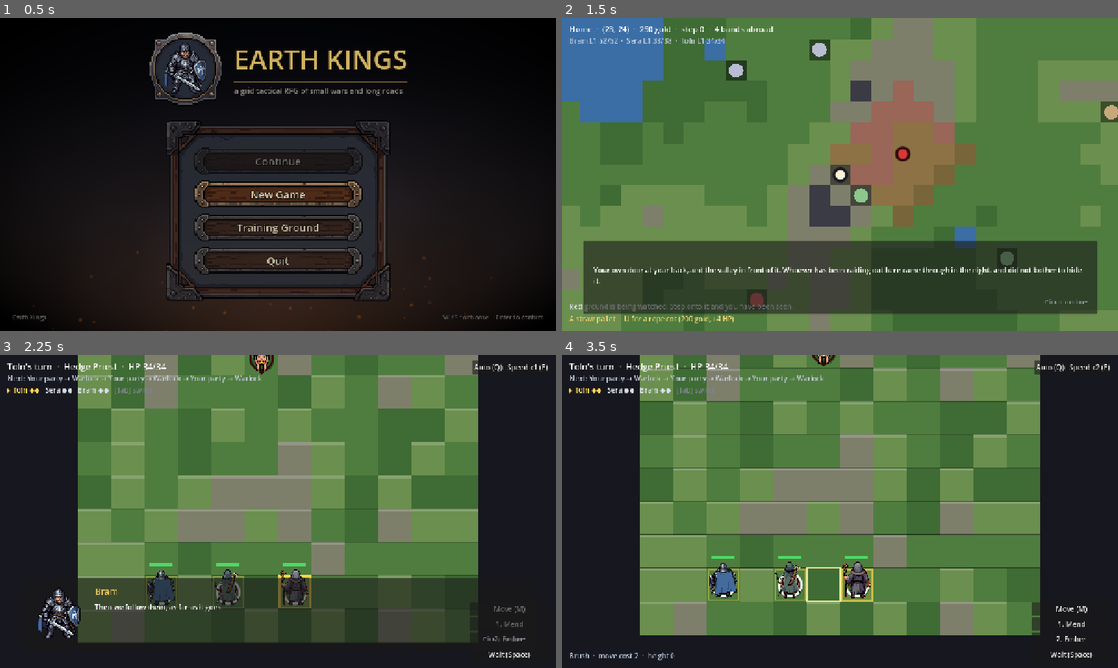
Above: before the commit, frames 1-4 (two rows, left to right).
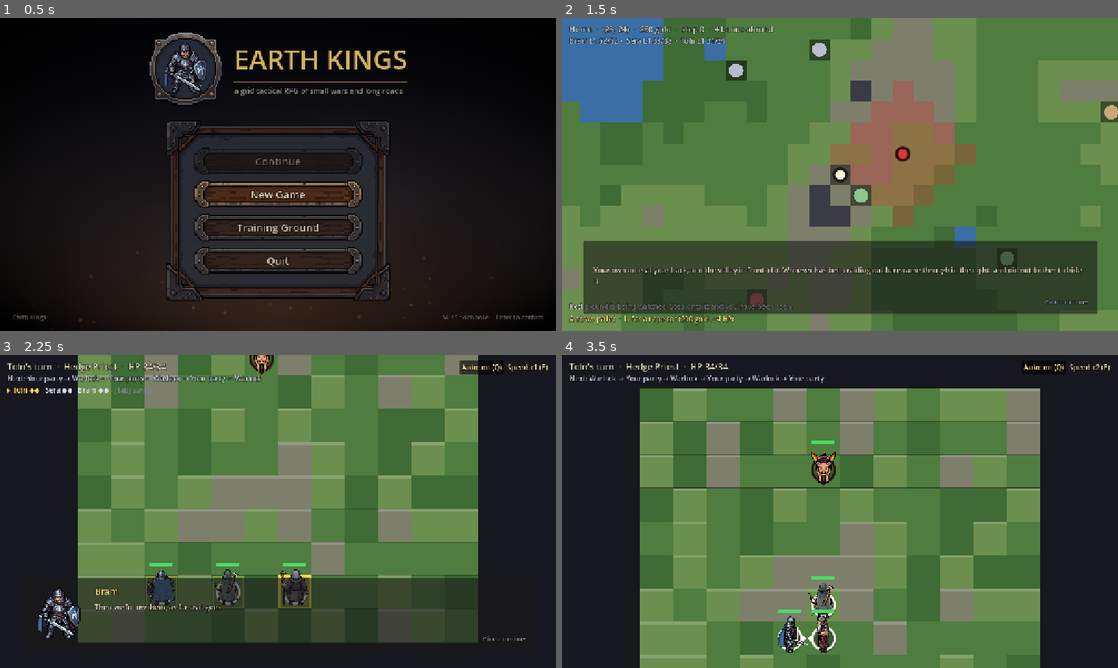
Above: after the commit, the same moments.

Repository: DougieWilDaBeast/earth-kings
Game: Godot game, scene res://src/main.tscn
Two runs of this game, one before a commit and one after it. Both use one fixed random seed, a clock stepped at 60 frames per second and the inputs below.
Inputs (mouse positions are in pixels of both pictures, inside the frame that each line leads up to):
- Up to frame 1 (0.5 s): no input
- Up to frame 2 (1.5 s): click "New Game" at 0.5 s; click "Bram" at 1.25 s
- Up to frame 3 (2.25 s): tap Enter (ui_accept) at 2 s; move the mouse to (400, 495) at 2.02 s; hold D (move_right) from 2.03 s (still down); hold Q (battle_auto) from 2.03 s (still down); click (400, 495) at 2.17 s
- Up to frame 4 (3.5 s): tap Enter (ui_accept) at 2.27, 2.75 s; tap E (battle_speed) at 2.3 s; release D (move_right) at 2.75 s; release Q (battle_auto) at 2.75 s; drag from (728, 527) to (812, 574) at 2.77 s

Frame 1 is identical in both runs. In frame 2, 2.0% of the frame differs, in the area x 1-95%, y 2-98%; in frame 3, 1.3%; in frame 4, 50%, in the area x 1-99%, y 0-100%.

Commit message:
cleaning up

Diff:
--- a/art/ui/menu_theme.tres
+++ b/art/ui/menu_theme.tres
@@ -82,14 +82,24 @@
 Button/colors/font_hover_color = Color(1, 0.94, 0.76, 1)
 Button/colors/font_outline_color = Color(0.06, 0.05, 0.05, 1)
 Button/colors/font_pressed_color = Color(1, 0.88, 0.6, 1)
-Button/constants/outline_size = 6
-Button/font_sizes/font_size = 24
-Button/styles/disabled = SubResource("StyleBoxTexture_btn_disabled")
-Button/styles/focus = SubResource("StyleBoxTexture_btn_focus")
-Button/styles/hover = SubResource("StyleBoxTexture_btn_hover")
-Button/styles/normal = SubResource("StyleBoxTexture_btn_normal")
-Button/styles/pressed = SubResource("StyleBoxTexture_btn_pressed")
+Button/constants/outline_size = 4
+Button/font_sizes/font_size = 16
 Label/colors/font_color = Color(0.86, 0.82, 0.72, 1)
 Label/colors/font_outline_color = Color(0.05, 0.05, 0.06, 1)
-Label/constants/outline_size = 6
-PanelContainer/styles/panel = SubResource("StyleBoxTexture_panel")
+Label/constants/outline_size = 3
+FramedPanel/base_type = &"PanelContainer"
+FramedPanel/styles/panel = SubResource("StyleBoxTexture_panel")
+GrandButton/base_type = &"Button"
+GrandButton/colors/font_color = Color(0.9, 0.85, 0.73, 1)
+GrandButton/colors/font_disabled_color = Color(0.52, 0.5, 0.48, 1)
+GrandButton/colors/font_focus_color = Color(1, 0.94, 0.76, 1)
+GrandButton/colors/font_hover_color = Color(1, 0.94, 0.76, 1)
+GrandButton/colors/font_outline_color = Color(0.06, 0.05, 0.05, 1)
+GrandButton/colors/font_pressed_color = Color(1, 0.88, 0.6, 1)
+GrandButton/constants/outline_size = 6
+GrandButton/font_sizes/font_size = 24
+GrandButton/styles/disabled = SubResource("StyleBoxTexture_btn_disabled")
+GrandButton/styles/focus = SubResource("StyleBoxTexture_btn_focus")
+GrandButton/styles/hover = SubResource("StyleBoxTexture_btn_hover")
+GrandButton/styles/normal = SubResource("StyleBoxTexture_btn_normal")
+GrandButton/styles/pressed = SubResource("StyleBoxTexture_btn_pressed")
--- a/data/music.json
+++ b/data/music.json
@@ -1,14 +1,13 @@
 {
 	"fade": 1.4,
 	"scenes": {
-		"world": "overworld",
-		"overworld": "overworld",
-		"area": "overworld",
+		"world": "road",
+		"area": "road",
 		"battle": "battle",
 		"summary": "game_over"
 	},
 	"sets": {
-		"overworld": [
+		"road": [
 			{ "path": "res://audio/music/angelic.wav", "volume_db": -10.0 }
 		],
 		"battle": [
--- a/project.godot
+++ b/project.godot
@@ -17,6 +17,7 @@
 Database="*res://src/autoload/database.gd"
 GameState="*res://src/autoload/game_state.gd"
 Music="*res://src/autoload/music.gd"
+Pace="*res://src/autoload/pace.gd"
 
 [display]
 
@@ -24,6 +25,10 @@
 window/size/viewport_height=720
 window/stretch/mode="canvas_items"
 window/stretch/aspect="expand"
+
+[gui]
+
+theme/custom="res://art/ui/menu_theme.tres"
 
 [input]
 
--- a/src/area/area_scene.gd
+++ b/src/area/area_scene.gd
@@ -348,6 +348,20 @@
 	return Vector2.ZERO
 
 
+## Soak mode: make for the way out, so a run that is playing itself never
+## settles down inside a town.
+func _auto_axis() -> Vector2:
+	if map == null or map.exits.is_empty():
+		return Vector2.ZERO
+	var nearest := map.centre_of(map.exits[0])
+	for cell: Vector2i in map.exits:
+		var point := map.centre_of(cell)
+		if _leader.position.distance_to(point) < _leader.position.distance_to(nearest):
+			nearest = point
+	var apart := nearest - _leader.position
+	return apart.normalized() if apart.length() > 4.0 else Vector2.ZERO
+
+
 ## A person is spoken to; anything else is looked at.
 func _engage(target: AreaThing) -> void:
 	if target is AreaProp:
@@ -461,6 +475,8 @@
 	if axis != Vector2.ZERO:
 		# Taking the keys back calls off whatever the player was walking towards.
 		_approach = null
+	elif Pace.auto:
+		axis = _auto_axis()
 	elif _approach != null:
 		axis = _approach_step()
 	if axis == Vector2.ZERO:
@@ -648,6 +664,14 @@
 	if event is InputEventMouseMotion or event is InputEventMouseButton:
 		_mouse_input(event)
 		return
+	if event.is_action_pressed("battle_auto"):
+		get_viewport().set_input_as_handled()
+		Pace.auto = not Pace.auto
+		return
+	if event.is_action_pressed("battle_speed"):
+		get_viewport().set_input_as_handled()
+		Pace.cycle_speed()
+		return
 	if event.is_action_pressed("ui_cancel"):
 		get_viewport().set_input_as_handled()
 		EventBus.system_menu_requested.emit()
--- a/src/autoload/database.gd
+++ b/src/autoload/database.gd
@@ -10,7 +10,6 @@
 var units: Dictionary = {}
 var abilities: Dictionary = {}
 var equipment: Dictionary = {}
-var overworld: Dictionary = {}
 var classes: Dictionary = {}
 var doctrines: Dictionary = {}
 var fate: Dictionary = {}
@@ -43,7 +42,6 @@
 	units = _load_json("%s/units.json" % DATA_DIR)
 	abilities = _load_json("%s/abilities.json" % DATA_DIR)
 	equipment = _load_json("%s/equipment.json" % DATA_DIR)
-	overworld = _load_json("%s/overworld.json" % DATA_DIR)
 	classes = _load_json("%s/classes.json" % DATA_DIR)
 	doctrines = _load_json("%s/doctrine.json" % DATA_DIR)
 	fate = _load_json("%s/fate.json" % DATA_DIR)
--- a/src/autoload/event_bus.gd
+++ b/src/autoload/event_bus.gd
@@ -2,9 +2,9 @@
 ## Global signal hub (autoload: `EventBus`).
 ##
 ## Systems emit and listen here instead of holding references to each other,
-## so battle / overworld / UI stay decoupled and independently testable.
+## so battle / world / UI stay decoupled and independently testable.
 
-## Ask the root [Game] node to swap the active scene ("overworld" | "battle").
+## Ask the root [Game] node to swap the active scene ("world" | "area" | "battle").
 signal request_scene(scene_key: String, payload: Dictionary)
 
 signal battle_started(map_id: String)
--- a/src/autoload/game_state.gd
+++ b/src/autoload/game_state.gd
@@ -5,7 +5,6 @@
 const SAVE_VERSION := 2
 
 const DEFAULT_GOLD := 250
-const DEFAULT_LOCATION := "hollow_ford"
 
 var world: World
 var roster: Roster
@@ -22,9 +21,6 @@
 		gold = value
 		if tallying:
 			Ledger.add(ledger, "gold_earned" if delta > 0 else "gold_spent", absi(delta))
-var current_location: String = DEFAULT_LOCATION
-## Where to fall back to after a lost battle.
-var previous_location: String = DEFAULT_LOCATION
 var cleared_battles: Array = []
 var flags: Dictionary = {}
 ## Conversation id -> how many times it has been played, so somebody you have
@@ -70,8 +66,6 @@
 	roster = Roster.found(lead_id)
 	gold = DEFAULT_GOLD
 	ledger = Ledger.fresh()
-	current_location = DEFAULT_LOCATION
-	previous_location = DEFAULT_LOCATION
 	cleared_battles = []
 	flags = {}
 	talks = {}
@@ -136,8 +130,6 @@
 		"world": world.to_dict(),
 		"roster": roster.to_dict(),
 		"gold": gold,
-		"current_location": current_location,
-		"previous_location": previous_location,
 		"cleared_battles": cleared_battles,
 		"flags": flags,
 		"talks": talks,
@@ -170,8 +162,6 @@
 	gold = int(data.get("gold", DEFAULT_GOLD))
 	# After the purse, so restoring it does not read as income.
 	ledger = Ledger.restore(data.get("ledger", {}))
-	current_location = data.get("current_location", DEFAULT_LOCATION)
-	previous_location = data.get("previous_location", DEFAULT_LOCATION)
 	cleared_battles = data.get("cleared_battles", [])
 	flags = data.get("flags", {})
 	talks = data.get("talks", {})
--- /dev/null
+++ b/src/autoload/pace.gd
@@ -0,0 +1,43 @@
+extends Node
+## How fast the game is running and whether it is playing itself (autoload: `Pace`).
+##
+## Both survive scene swaps, so a soak started on the road carries through the
+## fight it walks into and comes out the other side still running. Speed is
+## [member Engine.time_scale], so anything driven by delta follows it for free.
+
+signal changed
+
+const SPEEDS := [1.0, 2.0, 4.0]
+
+## The game is playing itself: the AI takes the party's turns, the party walks
+## itself across the map, and conversations answer themselves.
+var auto: bool = false:
+	set(value):
+		if auto == value:
+			return
+		auto = value
+		changed.emit()
+
+var _step: int = 0
+
+## Ground a soak has already thrown itself at. Without it, a fight lost at a
+## gate is walked straight back into, for ever.
+var avoided: Dictionary = {}
+
+
+func speed() -> float:
+	return SPEEDS[_step]
+
+
+func cycle_speed() -> void:
+	_step = (_step + 1) % SPEEDS.size()
+	Engine.time_scale = speed()
+	changed.emit()
+
+
+## Back to walking pace and hands on the controls, for leaving a run.
+func reset() -> void:
+	_step = 0
+	Engine.time_scale = 1.0
+	auto = false
+	avoided.clear()
--- a/src/battle/battle.gd
+++ b/src/battle/battle.gd
@@ -7,8 +7,6 @@
 
 const DEFAULT_MAP := "verdant_pass"
 const END_SCREEN_DELAY := 1.6
-## How fast the fight plays out, cycled by the speed button.
-const SPEEDS := [1.0, 2.0, 4.0]
 
 ## Set by [Game] before the scene enters the tree.
 var boot_payload: Dictionary = {}
@@ -32,10 +30,6 @@
 ## Whoever the player is commanding right now, or the enemy taking its turn.
 var active_unit: Unit
 var phase: Phase = Phase.SETUP
-## The AI is playing the party's turns too, until the player says otherwise.
-var auto_battle: bool = false
-
-var _speed: int = 0
 
 var _move_field: MoveField
 var _pending_ability: String = ""
@@ -118,13 +112,8 @@
 	hud.preview_cleared.connect(_on_preview_cleared)
 	hud.auto_toggled.connect(_set_auto)
 	hud.speed_cycled.connect(_cycle_speed)
-	hud.set_auto(auto_battle)
-	hud.set_speed(SPEEDS[_speed])
-
-
-## Time scale is global, so the fight must hand it back on the way out.
-func _exit_tree() -> void:
-	Engine.time_scale = 1.0
+	hud.set_auto(Pace.auto)
+	hud.set_speed(Pace.speed())
 
 
 # --- turn loop ---------------------------------------------------------------
@@ -172,7 +161,7 @@
 	_mark_active()
 	hud.set_squad(squad, active_unit)
 	hud.show_commands(active_unit)
-	if auto_battle:
+	if Pace.auto:
 		_run_auto_phase()
 
 
@@ -243,9 +232,9 @@
 
 
 func _set_auto(enabled: bool) -> void:
-	if auto_battle == enabled:
-		return
-	auto_battle = enabled
+	if Pace.auto == enabled:
+		return
+	Pace.auto = enabled
 	hud.set_auto(enabled)
 	EventBus.battle_log.emit(
 		"The party fights on its own." if enabled else "You take the party back."
@@ -255,15 +244,14 @@
 
 
 func _cycle_speed() -> void:
-	_speed = (_speed + 1) % SPEEDS.size()
-	Engine.time_scale = SPEEDS[_speed]
-	hud.set_speed(SPEEDS[_speed])
+	Pace.cycle_speed()
+	hud.set_speed(Pace.speed())
 
 
 ## Play the party's phase for them, one member at a time. The loop checks in
 ## between, so switching auto off hands control back after the current move.
 func _run_auto_phase() -> void:
-	while auto_battle and not squad.is_empty() and phase != Phase.FINISHED:
+	while Pace.auto and not squad.is_empty() and phase != Phase.FINISHED:
 		var ready := _ready_squad()
 		if ready.is_empty():
 			break
@@ -344,6 +332,11 @@
 			or phase == Phase.PICK_FLASH or phase == Phase.PICK_TARGET
 
 
+## Mid-selection, as opposed to sitting on the command menu having chosen nothing.
+func _is_picking() -> bool:
+	return phase == Phase.PICK_MOVE or phase == Phase.PICK_FLASH or phase == Phase.PICK_TARGET
+
+
 ## Show the reach of a hovered command without committing to it.
 func _on_preview_requested(kind: String, ability_id: String) -> void:
 	if not _is_choosing() or active_unit == null:
@@ -399,27 +392,29 @@
 	# Auto and speed answer at any point in the fight, including mid-animation.
 	if event.is_action_pressed("battle_auto"):
 		get_viewport().set_input_as_handled()
-		_set_auto(not auto_battle)
+		_set_auto(not Pace.auto)
 		return
 	if event.is_action_pressed("battle_speed"):
 		get_viewport().set_input_as_handled()
 		_cycle_speed()
 		return
 
+	# Backing out of a selection is Escape or a right-click. With nothing to back
+	# out of, Escape is how a fight reaches the menu.
+	if _is_cancel(event):
+		if _is_picking():
+			_cancel_selection()
+			get_viewport().set_input_as_handled()
+		elif event.is_action_pressed("ui_cancel"):
+			get_viewport().set_input_as_handled()
+			EventBus.system_menu_requested.emit()
+		return
+
 	if phase == Phase.SETUP or phase == Phase.BUSY or phase == Phase.FINISHED:
 		return
 
 	if event is InputEventMouseMotion:
 		_update_hover(grid.world_to_cell(get_global_mouse_position()))
-		return
-
-	# Backing out of a selection is Escape or a right-click. From the command
-	# menu there is nothing to back out of, so Escape belongs to the system menu.
-	if _is_cancel(event):
-		if phase == Phase.COMMAND:
-			return
-		_cancel_selection()
-		get_viewport().set_input_as_handled()
 		return
 
 	if _is_choosing() and _run_command_shortcut(event):
@@ -592,17 +587,14 @@
 	hud.show_result(players_alive)
 	if sandbox:
 		GameState.heal_party()
-		_return_to_overworld()
+		_leave_the_field()
 		return true
 	_settle_the_party()
 	if players_alive:
 		GameState.mark_battle_cleared(map_id)
-	elif encounter.is_empty():
-		# Retreat, or arriving back on the overworld would restart the fight.
-		GameState.current_location = GameState.previous_location
 	GameState.set_flag("last_victory", players_alive)
 	EventBus.battle_finished.emit({"victory": players_alive, "map_id": map_id})
-	_return_to_overworld()
+	_leave_the_field()
 	return true
 
 
@@ -648,9 +640,9 @@
 	return "default"
 
 
-func _return_to_overworld() -> void:
+func _leave_the_field() -> void:
 	await get_tree().create_timer(END_SCREEN_DELAY).timeout
-	EventBus.request_scene.emit(boot_payload.get("return_scene", "overworld"), {})
+	EventBus.request_scene.emit(boot_payload.get("return_scene", "world"), {})
 
 
 # --- queries -----------------------------------------------------------------
--- a/src/dialogue/dialogue_box.gd
+++ b/src/dialogue/dialogue_box.gd
@@ -7,6 +7,11 @@
 const OPTION_HOVER := Color(1.0, 0.88, 0.5)
 ## The reply that is never written down in a file.
 const REFLECT_REPLY := "(Say nothing, and let one of your own speak.)"
+## Beat between lines while the game is playing itself.
+const AUTO_BEAT := 0.5
+## Replies a conversation on auto may take before it is shown the door. Scripts
+## are allowed to loop; a soak is not allowed to loop with them.
+const AUTO_REPLY_LIMIT := 12
 
 @onready var _panel: PanelContainer = %Panel
 @onready var _portrait: TextureRect = %Portrait
@@ -25,6 +30,8 @@
 ## Where it goes back to once the party has had its say, and whether it already has.
 var _reflect_back: String = ""
 var _reflected: bool = false
+var _auto_wait: float = 0.0
+var _auto_replies: int = 0
 
 
 func _ready() -> void:
@@ -68,6 +75,8 @@
 	_pending_goto = ""
 	_reflect_back = ""
 	_reflected = false
+	_auto_wait = AUTO_BEAT
+	_auto_replies = 0
 
 
 func _unhandled_input(event: InputEvent) -> void:
@@ -89,6 +98,24 @@
 	if event is InputEventMouseButton and event.pressed and event.button_index == MOUSE_BUTTON_LEFT:
 		_panel.accept_event()
 		_advance()
+
+
+## While the game is playing itself, conversations answer themselves too.
+func _process(delta: float) -> void:
+	if not Pace.auto or not _panel.visible:
+		return
+	_auto_wait -= delta
+	if _auto_wait > 0.0:
+		return
+	_auto_wait = AUTO_BEAT
+	if _shown_options.is_empty():
+		_advance()
+		return
+	_auto_replies += 1
+	if _auto_replies > AUTO_REPLY_LIMIT:
+		_finish()
+		return
+	_choose(0)
 
 
 func _goto(node_id: String, effects: bool = true) -> void:
--- a/src/game.gd
+++ b/src/game.gd
@@ -6,7 +6,6 @@
 	"title": "res://src/ui/title_screen.tscn",
 	"character_select": "res://src/ui/character_select.tscn",
 	"world": "res://src/world/world_scene.tscn",
-	"overworld": "res://src/overworld/overworld.tscn",
 	"area": "res://src/area/area_scene.tscn",
 	"battle": "res://src/battle/battle.tscn",
 	"training": "res://src/training/training_ground.tscn",
--- a/src/ui/character_select.gd
+++ b/src/ui/character_select.gd
@@ -33,6 +33,7 @@
 	var ids: Array = Database.heroes.keys()
 	for hero_id: String in ids:
 		_lives.add_child(_life_button(hero_id))
+	_back.theme_type_variation = &"GrandButton"
 	_back.pressed.connect(func() -> void: EventBus.request_scene.emit("title", {}))
 	if ids.is_empty():
 		return
@@ -42,6 +43,7 @@
 
 func _life_button(hero_id: String) -> Button:
 	var button := Button.new()
+	button.theme_type_variation = &"GrandButton"
 	button.text = _name_of(hero_id)
 	button.focus_entered.connect(_show.bind(hero_id))
 	# Keeps the mouse and the keyboard pointing at the same entry.
--- a/src/ui/character_select.tscn
+++ b/src/ui/character_select.tscn
@@ -58,6 +58,7 @@
 [node name="Detail" type="PanelContainer" parent="Margin/Content/Body"]
 layout_mode = 2
 size_flags_horizontal = 3
+theme_type_variation = &"FramedPanel"
 
 [node name="Lines" type="VBoxContainer" parent="Margin/Content/Body/Detail"]
 layout_mode = 2
--- a/src/ui/run_summary.gd
+++ b/src/ui/run_summary.gd
@@ -24,6 +24,8 @@
 
 	_title_button.pressed.connect(func() -> void: EventBus.request_scene.emit("title", {}))
 	_quit_button.pressed.connect(func() -> void: get_tree().quit())
+	for button in [_title_button, _quit_button]:
+		button.theme_type_variation = &"GrandButton"
 	_title_button.grab_focus()
 
 	modulate = Color(1.0, 1.0, 1.0, 0.0)
--- a/src/ui/run_summary.tscn
+++ b/src/ui/run_summary.tscn
@@ -98,6 +98,7 @@
 [node name="Panel" type="PanelContainer" parent="Content"]
 layout_mode = 2
 size_flags_vertical = 3
+theme_type_variation = &"FramedPanel"
 
 [node name="Body" type="VBoxContainer" parent="Content/Panel"]
 layout_mode = 2
--- a/src/ui/title_screen.gd
+++ b/src/ui/title_screen.gd
@@ -13,12 +13,15 @@
 
 
 func _ready() -> void:
+	# A soak left running is not something to carry into the next run.
+	Pace.reset()
 	_continue_button.disabled = not GameState.has_save()
 	_continue_button.pressed.connect(_on_continue_pressed)
 	_new_game_button.pressed.connect(_on_new_game_pressed)
 	_training_button.pressed.connect(func() -> void: EventBus.request_scene.emit("training", {}))
 	_quit_button.pressed.connect(func() -> void: get_tree().quit())
 	for button in [_continue_button, _new_game_button, _training_button, _quit_button]:
+		button.theme_type_variation = &"GrandButton"
 		# Keeps the mouse and the keyboard pointing at the same entry.
 		button.mouse_entered.connect(_on_button_hovered.bind(button))
 	if _continue_button.disabled:
--- a/src/ui/title_screen.tscn
+++ b/src/ui/title_screen.tscn
@@ -139,6 +139,7 @@
 custom_minimum_size = Vector2(516, 0)
 layout_mode = 2
 size_flags_horizontal = 4
+theme_type_variation = &"FramedPanel"
 
 [node name="Items" type="VBoxContainer" parent="Content/Menu"]
 layout_mode = 2
--- a/src/world/world_scene.gd
+++ b/src/world/world_scene.gd
@@ -12,6 +12,11 @@
 const RUN_OVER_DELAY := 3.0
 ## Steps between the country putting fresh bands out where you cannot see them.
 const RESTOCK_INTERVAL := 12
+## Seconds between steps while the party is walking itself.
+const AUTO_DELAY := 0.09
+## How far the party will turn aside for a band while walking itself. The road
+## to anywhere is thick with them, so chasing every one means never arriving.
+const AUTO_DETOUR := 6
 
 const DIRECTIONS := {
 	"move_up": Vector2i.UP,
@@ -49,6 +54,8 @@
 var _bubble: SpeechBubble = null
 ## Someone of yours being held at the tile you are standing on.
 var _captive_here: Character = null
+## The way the party was last walking itself, so auto does not pace on the spot.
+var _auto_last: Vector2i = Vector2i.ZERO
 
 
 func _ready() -> void:
@@ -82,6 +89,9 @@
 func _process(delta: float) -> void:
 	if _busy:
 		return
+	if Pace.auto:
+		_auto_walk(delta)
+		return
 	var direction := _pressed_direction()
 	if direction == Vector2i.ZERO:
 		_held = Vector2i.ZERO
@@ -104,6 +114,80 @@
 		if Input.is_action_pressed(action):
 			return DIRECTIONS[action]
 	return Vector2i.ZERO
+
+
+# --- walking itself -----------------------------------------------------------
+
+
+## Soak mode: head for whatever is worth reaching and keep walking into it.
+func _auto_walk(delta: float) -> void:
+	_repeat_timer -= delta
+	if _repeat_timer > 0.0:
+		return
+	_repeat_timer = AUTO_DELAY
+	var direction := _auto_direction(_auto_errand())
+	if direction == Vector2i.ZERO:
+		return
+	_auto_last = direction
+	_step(direction)
+
+
+## What the party walks towards when nobody is steering: a fight worth the
+## detour, then the nearest gate still standing, then the Tower.
+func _auto_errand() -> Vector2i:
+	var target := Vector2i(-1, -1)
+	var best := AUTO_DETOUR + 1
+	for band: Prowler in world.prowlers:
+		var reach := Pathfinder.distance(band.cell, world.player_cell)
+		if reach < best:
+			best = reach
+			target = band.cell
+	if target.x >= 0:
+		return target
+
+	best = 1 << 30
+	for site in world.sites:
+		if site.kind != Site.GATE or not site.open or site.cleared:
+			continue
+		if Pace.avoided.has(site.cell):
+			continue
+		var reach := Pathfinder.distance(site.cell, world.player_cell)
+		if reach < best:
+			best = reach
+			target = site.cell
+	if target.x >= 0:
+		return target
+
+	var tower := world.tower()
+	if tower == null or world.tower_is_topped() or Pace.avoided.has(tower.cell):
+		return Vector2i(-1, -1)
+	return tower.cell
+
+
+## A greedy step towards [param target]: the longer axis first, the other axis
+## when that is walled, and anything at all rather than stand still.
+func _auto_direction(target: Vector2i) -> Vector2i:
+	var options: Array[Vector2i] = []
+	if target.x >= 0:
+		var apart := target - world.player_cell
+		var horizontal := Vector2i(signi(apart.x), 0)
+		var vertical := Vector2i(0, signi(apart.y))
+		if absi(apart.x) >= absi(apart.y):
+			options.append_array([horizontal, vertical])
+		else:
+			options.append_array([vertical, horizontal])
+	for option: Vector2i in options:
+		if option != Vector2i.ZERO and world.is_walkable(world.player_cell + option):
+			return option
+
+	# Walled in on the way there, so shake loose without doubling straight back.
+	var loose: Array[Vector2i] = []
+	for offset: Vector2i in DIRECTIONS.values():
+		if world.is_walkable(world.player_cell + offset) and offset != -_auto_last:
+			loose.append(offset)
+	if loose.is_empty():
+		return -_auto_last if world.is_walkable(world.player_cell - _auto_last) else Vector2i.ZERO
+	return loose[world.rng.randi() % loose.size()]
 
 
 # --- walking ------------------------------------------------------------------
@@ -163,6 +247,8 @@
 
 func _begin_battle(meeting: Dictionary, outcome: Dictionary = {}) -> void:
 	_busy = true
+	if Pace.auto:
+		Pace.avoided[world.player_cell] = true
 	GameState.pending_outcome = outcome
 	_note(meeting["title"])
 	EventBus.request_scene.emit("battle", {"encounter": meeting, "return_scene": "world"})
@@ -464,6 +550,17 @@
 		get_viewport().set_input_as_handled()
 		EventBus.system_menu_requested.emit()
 		return
+	if event.is_action_pressed("battle_auto"):
+		get_viewport().set_input_as_handled()
+		Pace.auto = not Pace.auto
+		_note("The party walks itself." if Pace.auto else "You take the party back.")
+		_refresh()
+		return
+	if event.is_action_pressed("battle_speed"):
+		get_viewport().set_input_as_handled()
+		Pace.cycle_speed()
+		_refresh()
+		return
 	match event.keycode:
 		KEY_P:
 			get_viewport().set_input_as_handled()
@@ -746,7 +843,21 @@
 		])
 	for errand: Dictionary in GameState.errands:
 		entries.append(Errand.summary(errand))
+	var pace := _pace_text()
+	if pace != "":
+		entries.append(pace)
 	_party.text = "  ·  ".join(entries)
+
+
+## Says out loud that the game is driving itself, so a soak is never mistaken
+## for the controls having stopped answering.
+func _pace_text() -> String:
+	var parts: Array[String] = []
+	if Pace.auto:
+		parts.append("walking itself")
+	if Pace.speed() != 1.0:
+		parts.append("x%s" % String.num(Pace.speed(), 1).trim_suffix(".0"))
+	return " ".join(parts)
 
 
 ## Runs inside the Map node's draw pass, so its draw_* calls are legal here.
--- a/tests/battle_smoke_test.gd
+++ b/tests/battle_smoke_test.gd
@@ -31,7 +31,7 @@
 		get_tree().quit(1)
 		return
 	if unit.team == Unit.Team.PLAYER:
-		if _battle.auto_battle:
+		if Pace.auto:
 			return
 		if not _switching_checked:
 			_switching_checked = true
@@ -50,7 +50,7 @@
 func _start_auto() -> void:
 	_battle.hud.speed_cycled.emit()
 	_battle.hud.auto_toggled.emit(true)
-	if not _battle.auto_battle:
+	if not Pace.auto:
 		push_error("Smoke test: auto battle would not switch on")
 		get_tree().quit(1)
 
@@ -91,6 +91,6 @@
 
 func _on_battle_finished(result: Dictionary) -> void:
 	print("Battle finished after %d turns - victory: %s (auto: %s)" % [
-		_turns, result["victory"], _battle.auto_battle
+		_turns, result["victory"], Pace.auto
 	])
 	get_tree().quit(0)
Not shown, added: src/autoload/pace.gd.uid
Not shown, changed: docs/03-architecture.md
